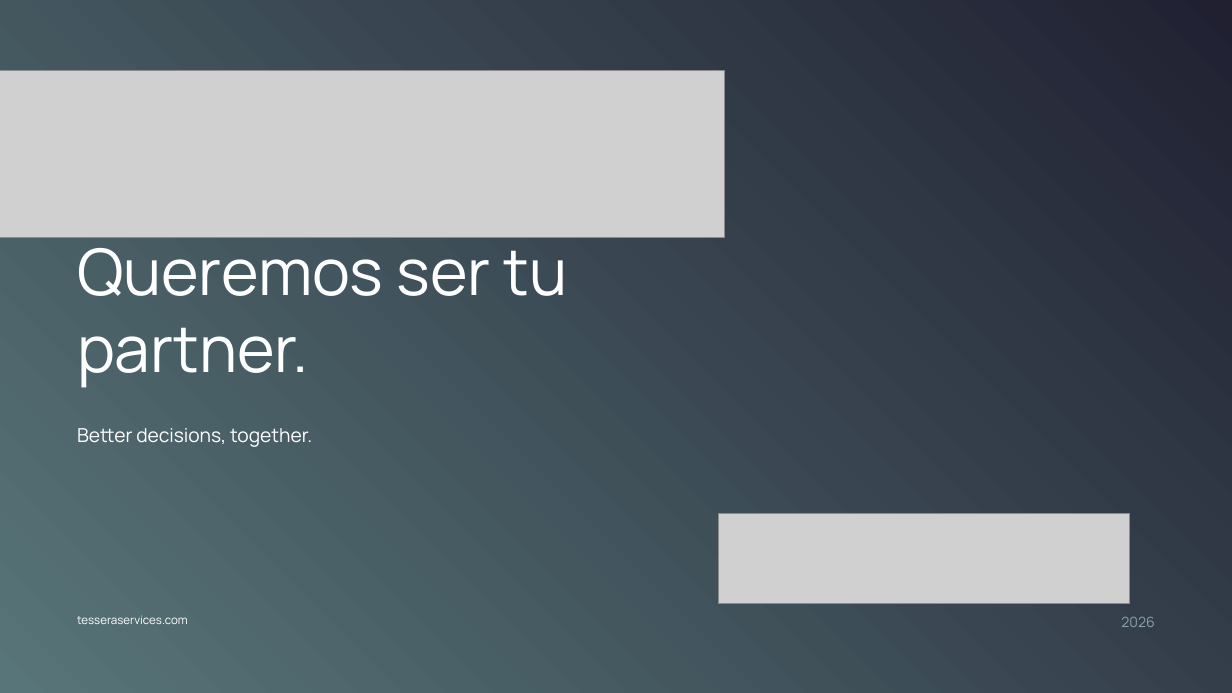
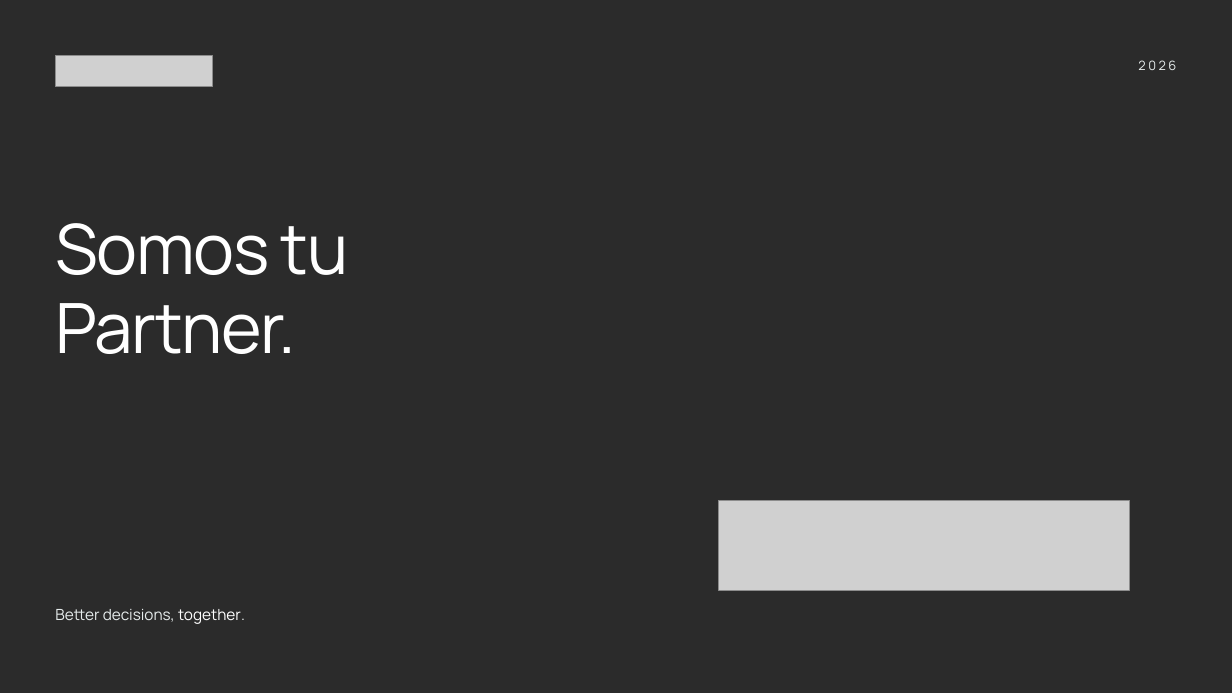
Before and after one commit to Tesserers/TESSAIX, a slide deck: slide 1 of plantilla_hc.pptx. Drawn at 1232x693 pixels with LibreOffice and Linux fonts; fonts in the diff are those of the drawing; grey boxes stand for pictures; background and template pictures are left out; a plain dark background stands for a picture behind light text. Boxes give left, top, right and bottom in pixels: in the first picture for what was removed or moved away, otherwise in the second. Text is boxed around its words. In the diff, an @@ line names an element or a change of style, - is before the commit and + after.

```diff
--- a/plantilla_hc.pptx
+++ b/plantilla_hc.pptx
@@ background gradient #587579 to #202031 to picture (left out) @@
@@ picture added at bbox=[55, 55, 213, 87] @@
@@ text "2026": place and size @@
-text "2026" at bbox=[1121, 617, 1154, 627]
+text "2026" at bbox=[1138, 60, 1176, 70]
@@ text "2026" at bbox=[1138, 60, 1176, 70]: size 11 to 10 pt, text colour #8AA3A5 to #E6ECEC, letter spacing 0 to 2 pt @@
@@ picture removed at bbox=[0, 71, 726, 238] @@
@@ text "Somos tu" at bbox=[55, 223, 349, 354]: vertical alignment top to bottom @@
@@ text at bbox=[55, 223, 349, 354]: text changed; size 50 to 54 pt @@
-Queremos ser tu
-partner.
+Somos tu
+Partner.
@@ picture: place and size @@
-picture at bbox=[719, 514, 1129, 604]
+picture at bbox=[719, 501, 1129, 591]
@@ text "Better decisions, together.": place and size @@
-text "Better decisions, together." at bbox=[77, 428, 312, 447]
+text "Better decisions, together." at bbox=[55, 609, 245, 624]
@@ text "Better decisions, together." at bbox=[55, 609, 245, 624]: size 15 to 12 pt; text colour #FFFFFF to #E6ECEC in "Better decisions, together." @@
@@ text removed at bbox=[77, 615, 188, 624] @@
-tesseraservices.com
```
Also in this commit, not shown: 15 other slides changed, 2 slides added, 2 slides removed, 6 other files.
